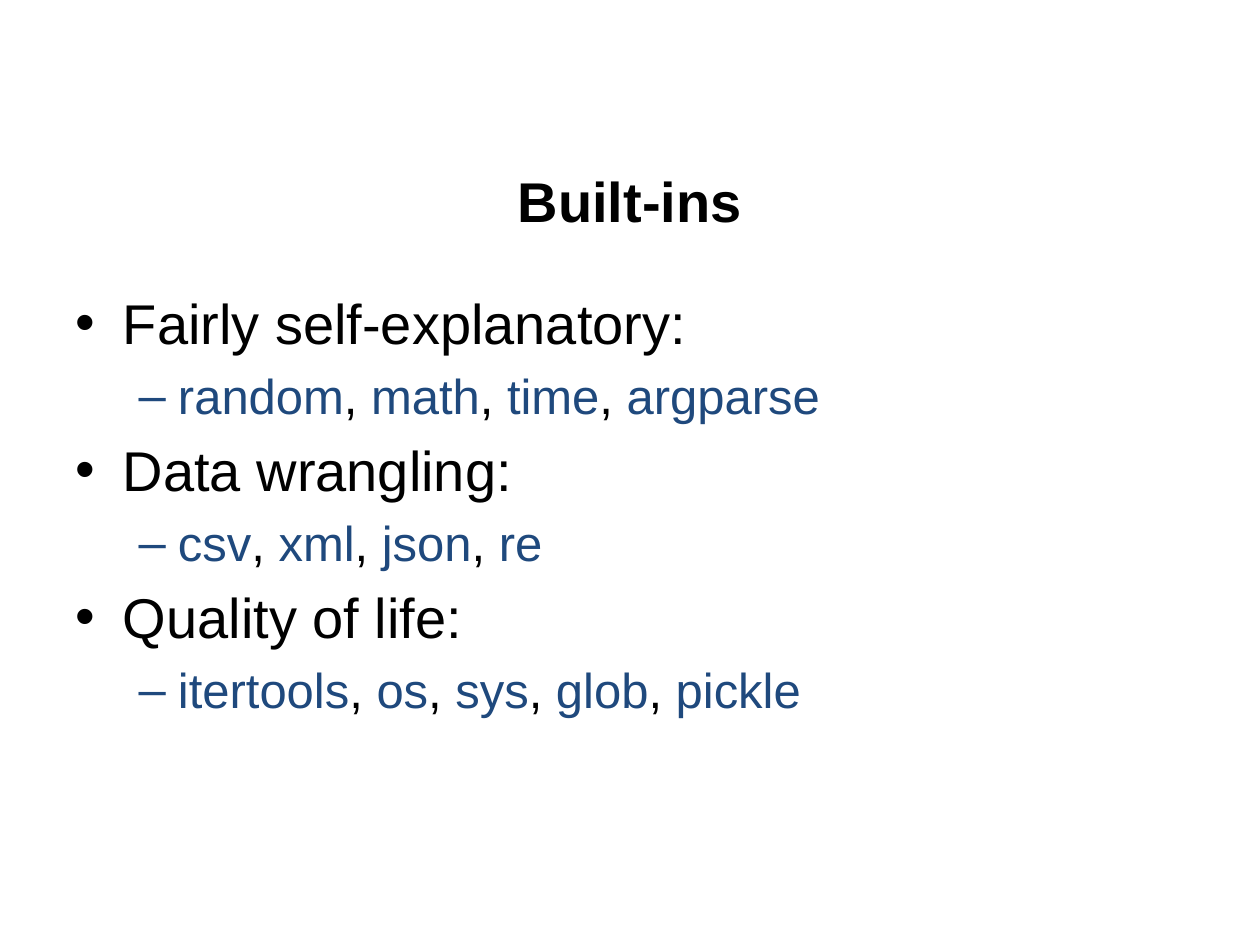
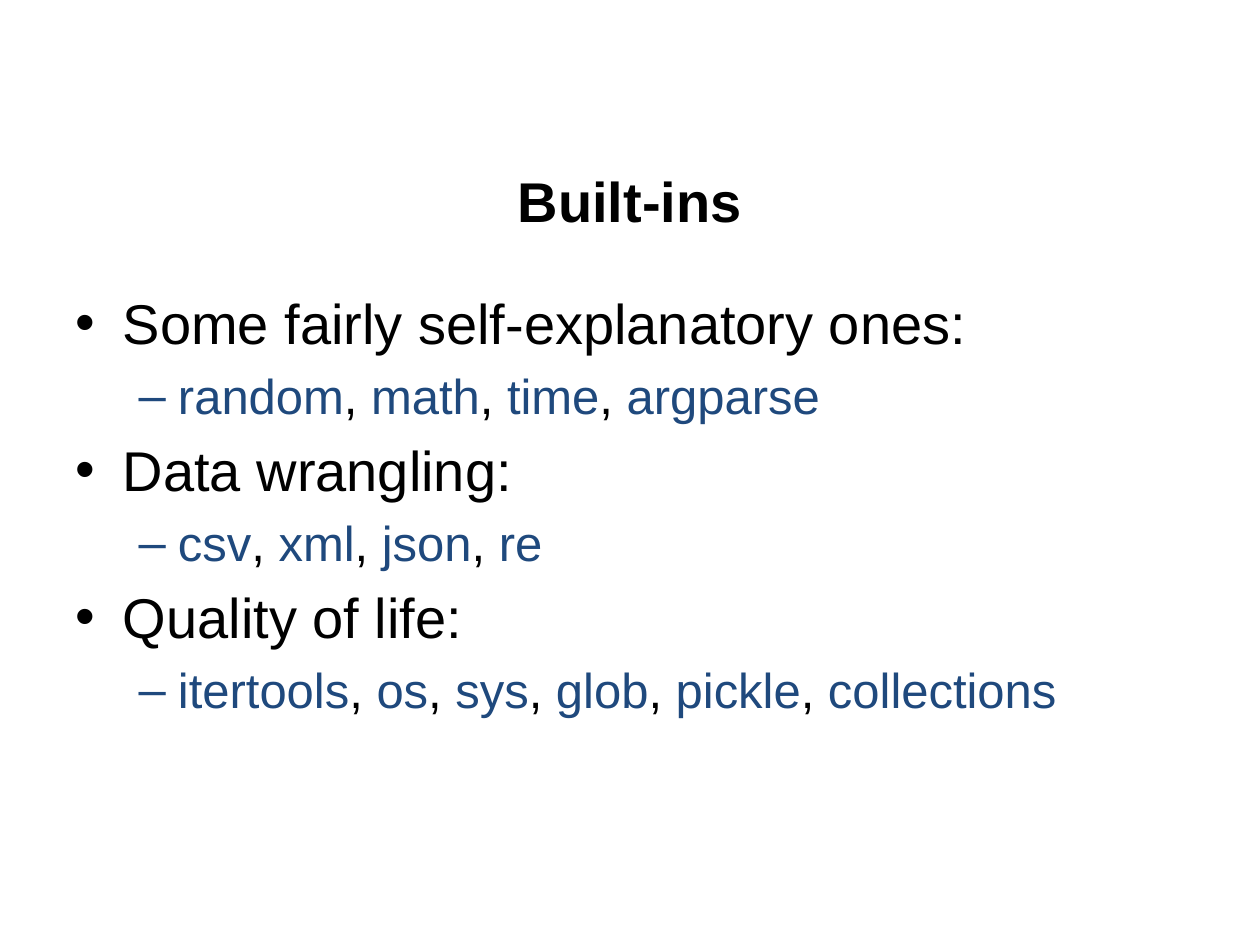
Before and after one commit to jgerity/talks, a slide deck: slide 4 of 2016/computing_workgroup/python_modules/python_scientific_modules.pptx (slide 3 before the commit). Drawn at 1260x945 pixels with LibreOffice and Linux fonts; fonts in the diff are those of the drawing; background and template pictures are left out. Boxes give left, top, right and bottom in pixels: in the first picture for what was removed or moved away, otherwise in the second. Text is boxed around its words. In the diff, an @@ line names an element or a change of style, - is before the commit and + after.

```diff
--- a/2016/computing_workgroup/python_modules/python_scientific_modules.pptx
+++ b/2016/computing_workgroup/python_modules/python_scientific_modules.pptx
@@ text at (123,303,966,355): text changed @@
-• Fairly self-explanatory:
+• Some fairly self-explanatory ones:
@@ text at (178,672,1056,718): text changed @@
-  – itertools, os, sys, glob, pickle
+  – itertools, os, sys, glob, pickle, collections
```
Also in this commit, not shown: 2 other slides changed, 3 slides added, 1 slide removed.
